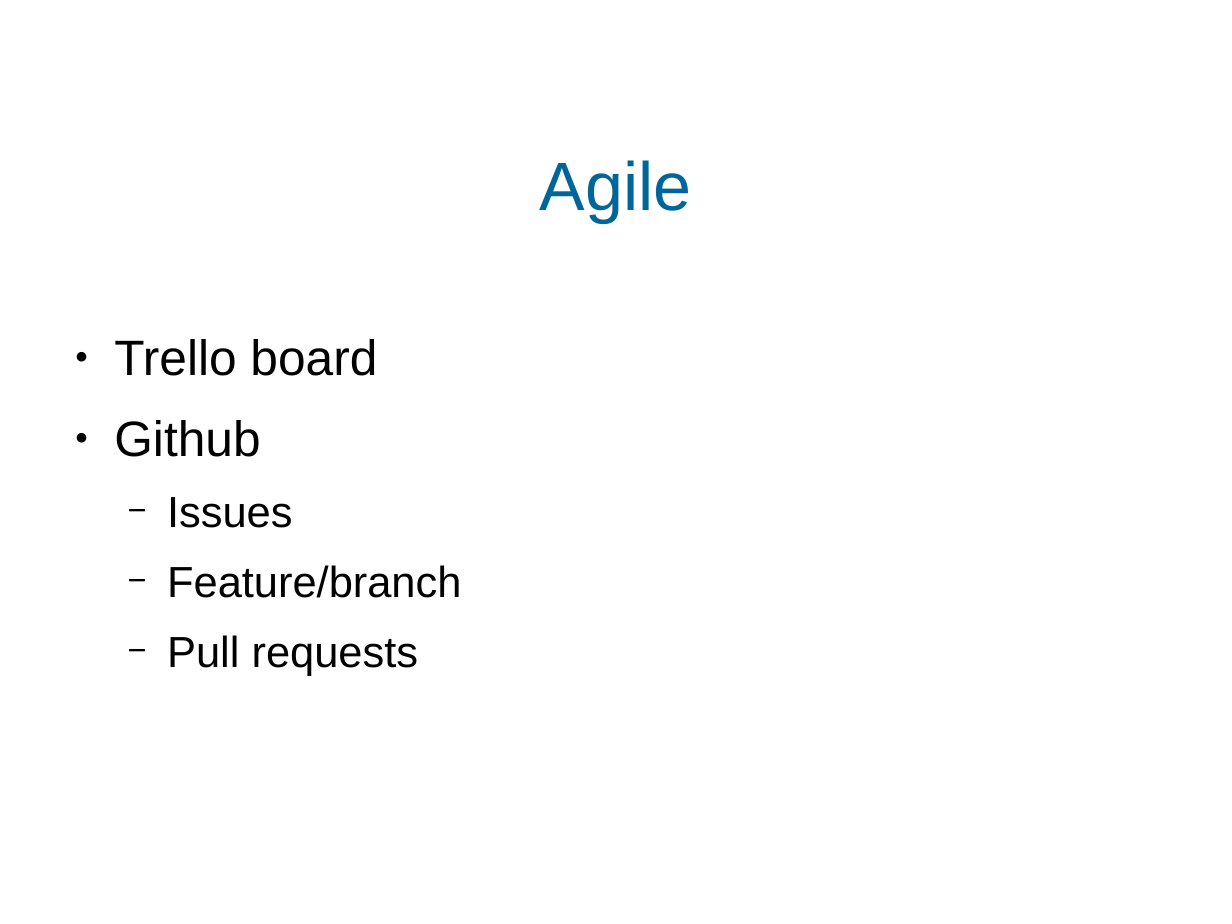
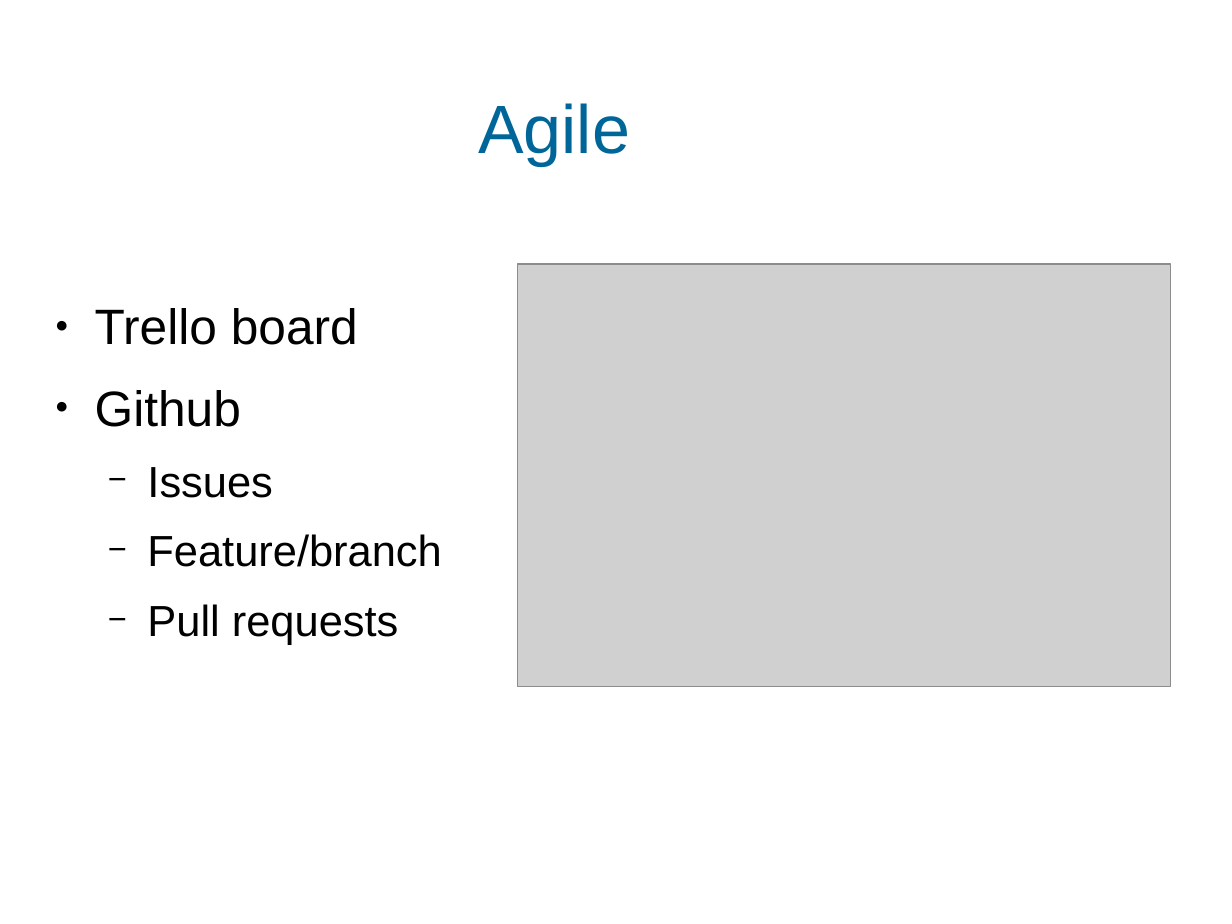
Before and after one commit to daparkes/ims, a slide deck: slide 4 of presentation.pptx. Drawn at 1232x924 pixels with LibreOffice and Linux fonts; fonts in the diff are those of the drawing; grey boxes stand for pictures; background and template pictures are left out. Boxes give left, top, right and bottom in pixels: in the first picture for what was removed or moved away, otherwise in the second. Text is boxed around its words. In the diff, an @@ line names an element or a change of style, - is before the commit and + after.

```diff
--- a/presentation.pptx
+++ b/presentation.pptx
@@ text "Agile": place and size @@
-text "Agile" at (540, 160, 692, 222)
+text "Agile" at (478, 103, 630, 166)
@@ picture added at (518, 264, 1172, 686) @@
@@ text "Trello board": place and size @@
-text "Trello board" at (114, 339, 461, 676)
+text "Trello board" at (95, 308, 441, 645)
```
Also in this commit, not shown: 6 other slides changed, 1 slide added, 4 other files.
